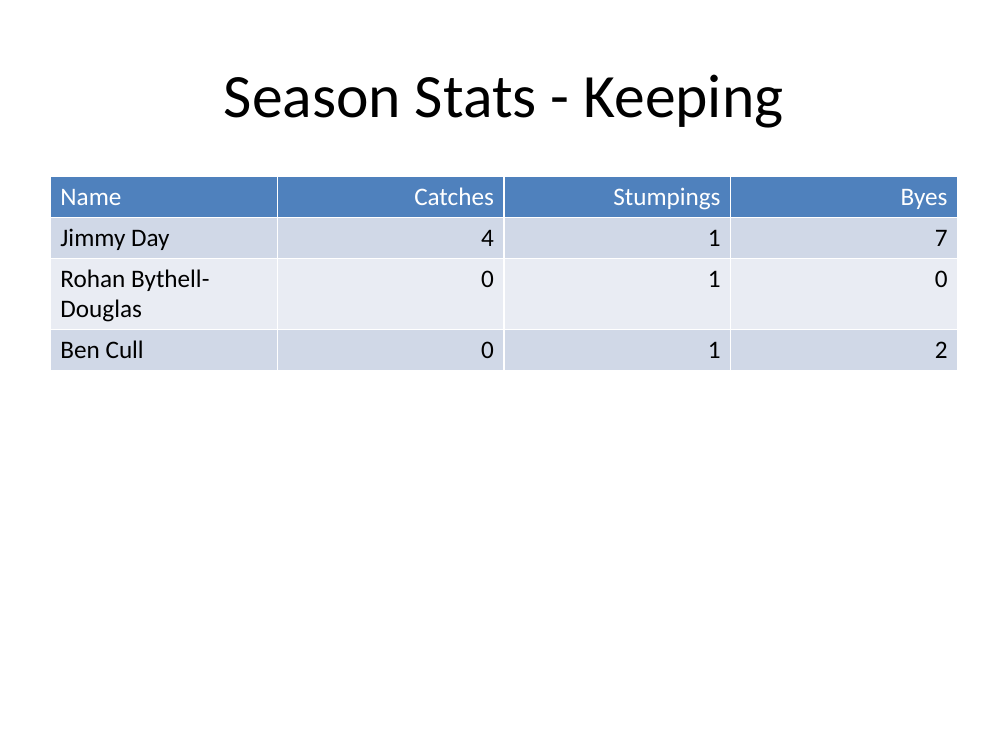
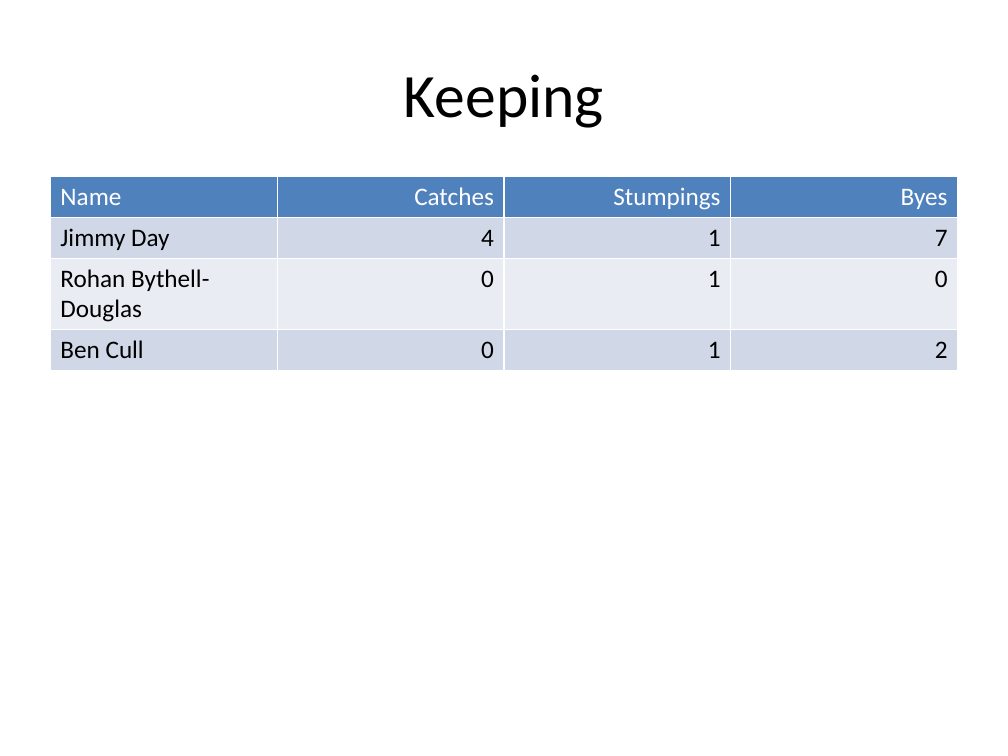
Before and after one commit to jimmyday12/nutty-cuckoo-super-kings, a slide deck: slide 10 of presentations/preso-summer-2021.pptx (slide 8 before the commit). Drawn at 1008x756 pixels with LibreOffice and Linux fonts; fonts in the diff are those of the drawing. Boxes give left, top, right and bottom in pixels: in the first picture for what was removed or moved away, otherwise in the second. Text is boxed around its words. In the diff, an @@ line names an element or a change of style, - is before the commit and + after.

```diff
--- a/presentations/preso-summer-2021.pptx
+++ b/presentations/preso-summer-2021.pptx
@@ title at box(404, 74, 604, 128): text changed @@
-Season Stats - Keeping
+Keeping
```
Also in this commit, not shown: 7 other slides changed, 25 slides added, 1 slide removed, 2 other files.
